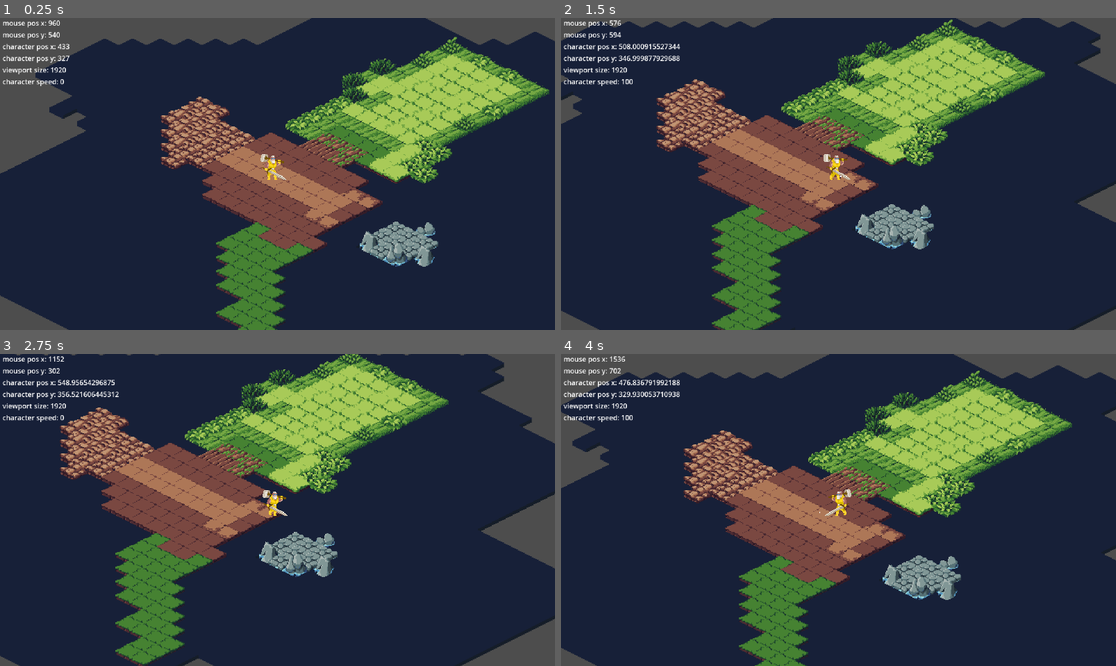
Above: before the commit, frames 1-4 (two rows, left to right).
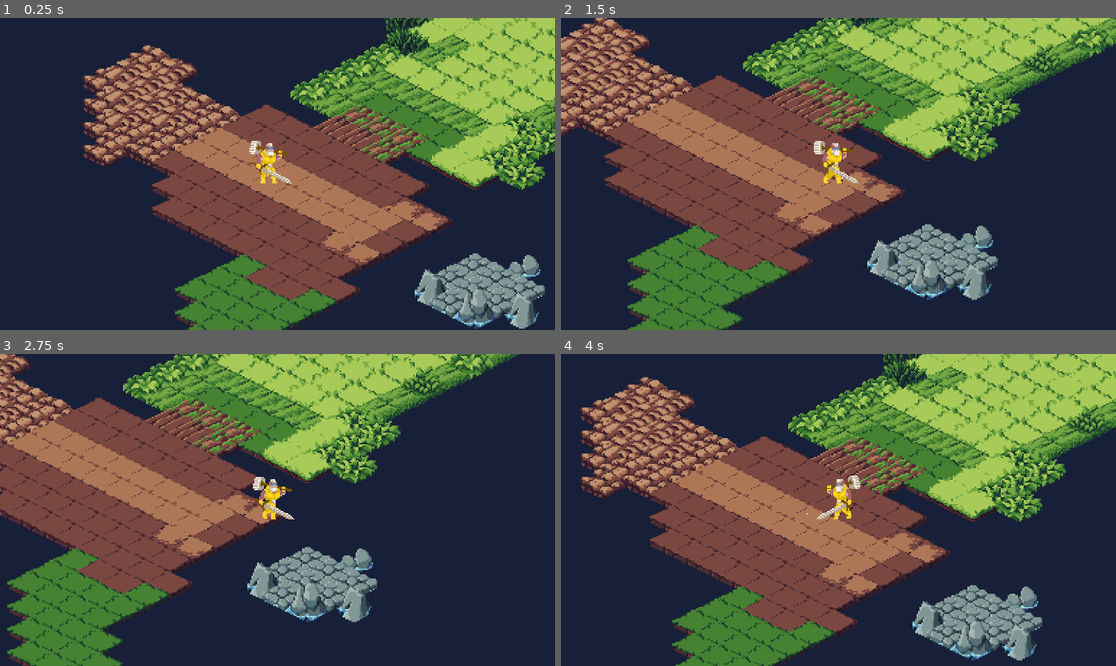
Above: after the commit, the same moments.

Repository: MrNaimi/Holy_paladin
Game: Godot game, scene res://isometric_tilemap.tscn
Same seed, same stepped clock (60 frames per second), same inputs: the game is played once before the commit and once after it.
Inputs (mouse positions are in pixels of both pictures, inside the frame that each line leads up to):
- Up to frame 1 (0.25 s): no input
- Up to frame 2 (1.5 s): tap Enter at 0.5 s; move the mouse to (960, 158) at 0.52 s; press the mouse at (960, 158) at 0.53 s; hold D (move_right) 0.53-1.28 s; move the mouse to (727, 189) at 1.27 s; release the mouse at (727, 189) at 1.28 s; hold S (move_down) from 1.28 s (still down); click (727, 189) at 1.35 s
- Up to frame 3 (2.75 s): move the mouse to (333, 441) at 2.02 s; release S (move_down) at 2.03 s; press the mouse at (333, 441) at 2.03 s; hold D (move_right) from 2.03 s (still down)
- Up to frame 4 (4 s): move the mouse to (810, 572) at 2.77 s; release D (move_right) at 2.78 s; release the mouse at (810, 572) at 2.78 s; hold W (move_up) 2.78-3.53 s; click (810, 572) at 2.85 s; move the mouse to (1005, 556) at 3.52 s; press the mouse at (1005, 556) at 3.53 s; hold A (move_left) from 3.53 s (still down)

The runs differ from the first frame. In frame 1, 53% of the frame differs, in the area x 0-100%, y 0-100%; in frame 2, 50%; in frame 3, 51%; in frame 4, 54%.

Commit message:
animations more

Diff:
--- a/holy_paladin/character_body_2d.gd
+++ b/holy_paladin/character_body_2d.gd
@@ -23,7 +23,7 @@
 	if input_direction.y != 0:
 		player_animations.play("walk")
 	if input_direction.x == 0 && input_direction.y == 0:
-		if player_animations.animation != "light_attack1" && player_animations.animation != "light_attack2":
+		if !player_animations.is_playing():
 			player_animations.play("idle")
 
 
--- a/holy_paladin/isometric_tilemap.tscn
+++ b/holy_paladin/isometric_tilemap.tscn
@@ -1,10 +1,11 @@
-[gd_scene load_steps=225 format=4 uid="uid://clmjfv07o664e"]
+[gd_scene load_steps=221 format=4 uid="uid://clmjfv07o664e"]
 
 [ext_resource type="Texture2D" uid="uid://5tuvcq8srvo2" path="res://assets/tiles/isometric tileset/spritesheet.png" id="1_hhoqc"]
 [ext_resource type="Texture2D" uid="uid://cfo4507x6nau7" path="res://assets/main_char/spr_Attack_strip.png" id="3_2a5je"]
 [ext_resource type="Texture2D" uid="uid://bi0tlkjtfs2y8" path="res://assets/main_char/spr_Dash_strip.png" id="4_dncur"]
 [ext_resource type="Script" path="res://character_body_2d.gd" id="4_q412t"]
 [ext_resource type="Texture2D" uid="uid://b8ahb0f75t0o6" path="res://assets/main_char/spr_Death_strip.png" id="5_j5w31"]
+[ext_resource type="Texture2D" uid="uid://cxtiykr3sn7l0" path="res://assets/main_char/spr_Jump_strip.png" id="5_qts7q"]
 [ext_resource type="Texture2D" uid="uid://dsjtbhpiev1fy" path="res://assets/main_char/spr_Idle_strip.png" id="6_dtovt"]
 [ext_resource type="Texture2D" uid="uid://3bi3uuq2ojh3" path="res://assets/main_char/spr_Leap_strip.png" id="7_k0ftu"]
 [ext_resource type="Texture2D" uid="uid://dtv8cwd2jlsfs" path="res://assets/main_char/spr_SpinAttack_strip.png" id="8_lfvij"]
@@ -244,126 +245,6 @@
 [sub_resource type="RectangleShape2D" id="RectangleShape2D_xopwu"]
 size = Vector2(9.22389, 9.22393)
 
-[sub_resource type="AtlasTexture" id="AtlasTexture_t1b6o"]
-atlas = ExtResource("3_2a5je")
-region = Rect2(0, 0, 170, 96)
-
-[sub_resource type="AtlasTexture" id="AtlasTexture_2pt1x"]
-atlas = ExtResource("3_2a5je")
-region = Rect2(170, 0, 170, 96)
-
-[sub_resource type="AtlasTexture" id="AtlasTexture_w8suu"]
-atlas = ExtResource("3_2a5je")
-region = Rect2(340, 0, 170, 96)
-
-[sub_resource type="AtlasTexture" id="AtlasTexture_e35sh"]
-atlas = ExtResource("3_2a5je")
-region = Rect2(510, 0, 170, 96)
-
-[sub_resource type="AtlasTexture" id="AtlasTexture_f4it6"]
-atlas = ExtResource("3_2a5je")
-region = Rect2(680, 0, 170, 96)
-
-[sub_resource type="AtlasTexture" id="AtlasTexture_sgj3h"]
-atlas = ExtResource("3_2a5je")
-region = Rect2(850, 0, 170, 96)
-
-[sub_resource type="AtlasTexture" id="AtlasTexture_t5d84"]
-atlas = ExtResource("3_2a5je")
-region = Rect2(1020, 0, 170, 96)
-
-[sub_resource type="AtlasTexture" id="AtlasTexture_ur7vy"]
-atlas = ExtResource("3_2a5je")
-region = Rect2(1190, 0, 170, 96)
-
-[sub_resource type="AtlasTexture" id="AtlasTexture_nkkgg"]
-atlas = ExtResource("3_2a5je")
-region = Rect2(1360, 0, 170, 96)
-
-[sub_resource type="AtlasTexture" id="AtlasTexture_8bauf"]
-atlas = ExtResource("3_2a5je")
-region = Rect2(1530, 0, 170, 96)
-
-[sub_resource type="AtlasTexture" id="AtlasTexture_klp26"]
-atlas = ExtResource("3_2a5je")
-region = Rect2(1700, 0, 170, 96)
-
-[sub_resource type="AtlasTexture" id="AtlasTexture_v8nik"]
-atlas = ExtResource("3_2a5je")
-region = Rect2(1870, 0, 170, 96)
-
-[sub_resource type="AtlasTexture" id="AtlasTexture_r8ue6"]
-atlas = ExtResource("3_2a5je")
-region = Rect2(2040, 0, 170, 96)
-
-[sub_resource type="AtlasTexture" id="AtlasTexture_w3c4b"]
-atlas = ExtResource("3_2a5je")
-region = Rect2(2210, 0, 170, 96)
-
-[sub_resource type="AtlasTexture" id="AtlasTexture_ufcp7"]
-atlas = ExtResource("3_2a5je")
-region = Rect2(2380, 0, 170, 96)
-
-[sub_resource type="AtlasTexture" id="AtlasTexture_o2ru2"]
-atlas = ExtResource("3_2a5je")
-region = Rect2(2550, 0, 170, 96)
-
-[sub_resource type="AtlasTexture" id="AtlasTexture_4xki2"]
-atlas = ExtResource("3_2a5je")
-region = Rect2(2720, 0, 170, 96)
-
-[sub_resource type="AtlasTexture" id="AtlasTexture_vtpps"]
-atlas = ExtResource("3_2a5je")
-region = Rect2(2890, 0, 170, 96)
-
-[sub_resource type="AtlasTexture" id="AtlasTexture_2qjjf"]
-atlas = ExtResource("3_2a5je")
-region = Rect2(3060, 0, 170, 96)
-
-[sub_resource type="AtlasTexture" id="AtlasTexture_38dpf"]
-atlas = ExtResource("3_2a5je")
-region = Rect2(3230, 0, 170, 96)
-
-[sub_resource type="AtlasTexture" id="AtlasTexture_j5dqv"]
-atlas = ExtResource("3_2a5je")
-region = Rect2(3400, 0, 170, 96)
-
-[sub_resource type="AtlasTexture" id="AtlasTexture_l3jck"]
-atlas = ExtResource("3_2a5je")
-region = Rect2(3570, 0, 170, 96)
-
-[sub_resource type="AtlasTexture" id="AtlasTexture_ne7hf"]
-atlas = ExtResource("3_2a5je")
-region = Rect2(3740, 0, 170, 96)
-
-[sub_resource type="AtlasTexture" id="AtlasTexture_ojin6"]
-atlas = ExtResource("3_2a5je")
-region = Rect2(3910, 0, 170, 96)
-
-[sub_resource type="AtlasTexture" id="AtlasTexture_4u8l1"]
-atlas = ExtResource("3_2a5je")
-region = Rect2(4080, 0, 170, 96)
-
-[sub_resource type="AtlasTexture" id="AtlasTexture_b6djr"]
-atlas = ExtResource("3_2a5je")
-region = Rect2(4250, 0, 170, 96)
-
-[sub_resource type="AtlasTexture" id="AtlasTexture_ohkee"]
-atlas = ExtResource("3_2a5je")
-region = Rect2(4420, 0, 170, 96)
-
-[sub_resource type="AtlasTexture" id="AtlasTexture_t7b8u"]
-atlas = ExtResource("3_2a5je")
-region = Rect2(4590, 0, 170, 96)
-
-[sub_resource type="AtlasTexture" id="AtlasTexture_r3nis"]
-atlas = ExtResource("3_2a5je")
-region = Rect2(4760, 0, 170, 96)
-
-[sub_resource type="AtlasTexture" id="AtlasTexture_7tqx5"]
-atlas = ExtResource("3_2a5je")
-region = Rect2(4930, 0, 170, 96)
-
 [sub_resource type="AtlasTexture" id="AtlasTexture_mcyi6"]
 atlas = ExtResource("4_dncur")
 region = Rect2(0, 0, 170, 96)
@@ -516,6 +397,106 @@
 atlas = ExtResource("5_j5w31")
 region = Rect2(6630, 0, 170, 96)
 
+[sub_resource type="AtlasTexture" id="AtlasTexture_p4ora"]
+atlas = ExtResource("5_qts7q")
+region = Rect2(0, 0, 220, 96)
+
+[sub_resource type="AtlasTexture" id="AtlasTexture_m5ww0"]
+atlas = ExtResource("5_qts7q")
+region = Rect2(220, 0, 220, 96)
+
+[sub_resource type="AtlasTexture" id="AtlasTexture_cuqb7"]
+atlas = ExtResource("5_qts7q")
+region = Rect2(440, 0, 220, 96)
+
+[sub_resource type="AtlasTexture" id="AtlasTexture_ag204"]
+atlas = ExtResource("5_qts7q")
+region = Rect2(660, 0, 220, 96)
+
+[sub_resource type="AtlasTexture" id="AtlasTexture_6kbb3"]
+atlas = ExtResource("5_qts7q")
+region = Rect2(880, 0, 220, 96)
+
+[sub_resource type="AtlasTexture" id="AtlasTexture_me832"]
+atlas = ExtResource("5_qts7q")
+region = Rect2(1100, 0, 220, 96)
+
+[sub_resource type="AtlasTexture" id="AtlasTexture_ql11l"]
+atlas = ExtResource("5_qts7q")
+region = Rect2(1320, 0, 220, 96)
+
+[sub_resource type="AtlasTexture" id="AtlasTexture_brfi7"]
+atlas = ExtResource("5_qts7q")
+region = Rect2(1540, 0, 220, 96)
+
+[sub_resource type="AtlasTexture" id="AtlasTexture_utqlf"]
+atlas = ExtResource("5_qts7q")
+region = Rect2(1760, 0, 220, 96)
+
+[sub_resource type="AtlasTexture" id="AtlasTexture_tgrgv"]
+atlas = ExtResource("5_qts7q")
+region = Rect2(1980, 0, 220, 96)
+
+[sub_resource type="AtlasTexture" id="AtlasTexture_ivhn8"]
+atlas = ExtResource("5_qts7q")
+region = Rect2(2200, 0, 220, 96)
+
+[sub_resource type="AtlasTexture" id="AtlasTexture_x2wl1"]
+atlas = ExtResource("5_qts7q")
+region = Rect2(2420, 0, 220, 96)
+
+[sub_resource type="AtlasTexture" id="AtlasTexture_ao1c1"]
+atlas = ExtResource("5_qts7q")
+region = Rect2(2640, 0, 220, 96)
+
+[sub_resource type="AtlasTexture" id="AtlasTexture_b0tao"]
+atlas = ExtResource("5_qts7q")
+region = Rect2(2860, 0, 220, 96)
+
+[sub_resource type="AtlasTexture" id="AtlasTexture_t2qk8"]
+atlas = ExtResource("5_qts7q")
+region = Rect2(3080, 0, 220, 96)
+
+[sub_resource type="AtlasTexture" id="AtlasTexture_vt58h"]
+atlas = ExtResource("5_qts7q")
+region = Rect2(3300, 0, 220, 96)
+
+[sub_resource type="AtlasTexture" id="AtlasTexture_v63qe"]
+atlas = ExtResource("5_qts7q")
+region = Rect2(3520, 0, 220, 96)
+
+[sub_resource type="AtlasTexture" id="AtlasTexture_e1wqr"]
+atlas = ExtResource("5_qts7q")
+region = Rect2(3740, 0, 220, 96)
+
+[sub_resource type="AtlasTexture" id="AtlasTexture_mmfq4"]
+atlas = ExtResource("5_qts7q")
+region = Rect2(3960, 0, 220, 96)
+
+[sub_resource type="AtlasTexture" id="AtlasTexture_v66yq"]
+atlas = ExtResource("5_qts7q")
+region = Rect2(4180, 0, 220, 96)
+
+[sub_resource type="AtlasTexture" id="AtlasTexture_q1wnj"]
+atlas = ExtResource("5_qts7q")
+region = Rect2(4400, 0, 220, 96)
+
+[sub_resource type="AtlasTexture" id="AtlasTexture_no6fw"]
+atlas = ExtResource("5_qts7q")
+region = Rect2(4620, 0, 220, 96)
+
+[sub_resource type="AtlasTexture" id="AtlasTexture_1nihc"]
+atlas = ExtResource("5_qts7q")
+region = Rect2(4840, 0, 220, 96)
+
+[sub_resource type="AtlasTexture" id="AtlasTexture_hudii"]
+atlas = ExtResource("5_qts7q")
+region = Rect2(5060, 0, 220, 96)
+
+[sub_resource type="AtlasTexture" id="AtlasTexture_6reo1"]
+atlas = ExtResource("5_qts7q")
+region = Rect2(5280, 0, 220, 96)
+
 [sub_resource type="AtlasTexture" id="AtlasTexture_b4ruw"]
 atlas = ExtResource("6_dtovt")
 region = Rect2(0, 0, 170, 96)
@@ -1082,101 +1063,6 @@
 
 [sub_resource type="SpriteFrames" id="SpriteFrames_4mljv"]
 animations = [{
-"frames": [{
-"duration": 1.0,
-"texture": SubResource("AtlasTexture_t1b6o")
-}, {
-"duration": 1.0,
-"texture": SubResource("AtlasTexture_2pt1x")
-}, {
-"duration": 1.0,
-"texture": SubResource("AtlasTexture_w8suu")
-}, {
-"duration": 1.0,
-"texture": SubResource("AtlasTexture_e35sh")
-}, {
-"duration": 1.0,
-"texture": SubResource("AtlasTexture_f4it6")
-}, {
-"duration": 1.0,
-"texture": SubResource("AtlasTexture_sgj3h")
-}, {
-"duration": 1.0,
-"texture": SubResource("AtlasTexture_t5d84")
-}, {
-"duration": 1.0,
-"texture": SubResource("AtlasTexture_ur7vy")
-}, {
-"duration": 1.0,
-"texture": SubResource("AtlasTexture_nkkgg")
-}, {
-"duration": 1.0,
-"texture": SubResource("AtlasTexture_8bauf")
-}, {
-"duration": 1.0,
-"texture": SubResource("AtlasTexture_klp26")
-}, {
-"duration": 1.0,
-"texture": SubResource("AtlasTexture_v8nik")
-}, {
-"duration": 1.0,
-"texture": SubResource("AtlasTexture_r8ue6")
-}, {
-"duration": 1.0,
-"texture": SubResource("AtlasTexture_w3c4b")
-}, {
-"duration": 1.0,
-"texture": SubResource("AtlasTexture_ufcp7")
-}, {
-"duration": 1.0,
-"texture": SubResource("AtlasTexture_o2ru2")
-}, {
-"duration": 1.0,
-"texture": SubResource("AtlasTexture_4xki2")
-}, {
-"duration": 1.0,
-"texture": SubResource("AtlasTexture_vtpps")
-}, {
-"duration": 1.0,
-"texture": SubResource("AtlasTexture_2qjjf")
-}, {
-"duration": 1.0,
-"texture": SubResource("AtlasTexture_38dpf")
-}, {
-"duration": 1.0,
-"texture": SubResource("AtlasTexture_j5dqv")
-}, {
-"duration": 1.0,
-"texture": SubResource("AtlasTexture_l3jck")
-}, {
-"duration": 1.0,
-"texture": SubResource("AtlasTexture_ne7hf")
-}, {
-"duration": 1.0,
-"texture": SubResource("AtlasTexture_ojin6")
-}, {
-"duration": 1.0,
-"texture": SubResource("AtlasTexture_4u8l1")
-}, {
-"duration": 1.0,
-"texture": SubResource("AtlasTexture_b6djr")
-}, {
-"duration": 1.0,
-"texture": SubResource("AtlasTexture_ohkee")
-}, {
-"duration": 1.0,
-"texture": SubResource("AtlasTexture_t7b8u")
-}, {
-"duration": 1.0,
-"texture": SubResource("AtlasTexture_r3nis")
-}, {
-"duration": 1.0,
-"texture": SubResource("AtlasTexture_7tqx5")
-}],
-"loop": false,
-"name": &"combo",
-"speed": 10.0
-}, {
 "frames": [{
 "duration": 1.0,
 "texture": SubResource("AtlasTexture_mcyi6")
@@ -1300,6 +1186,86 @@
 "loop": false,
 "name": &"death",
 "speed": 10.0
+}, {
+"frames": [{
+"duration": 1.0,
+"texture": SubResource("AtlasTexture_p4ora")
+}, {
+"duration": 1.0,
+"texture": SubResource("AtlasTexture_m5ww0")
+}, {
+"duration": 1.0,
+"texture": SubResource("AtlasTexture_cuqb7")
+}, {
+"duration": 1.0,
+"texture": SubResource("AtlasTexture_ag204")
+}, {
+"duration": 1.0,
+"texture": SubResource("AtlasTexture_6kbb3")
+}, {
+"duration": 1.0,
+"texture": SubResource("AtlasTexture_me832")
+}, {
+"duration": 1.0,
+"texture": SubResource("AtlasTexture_ql11l")
+}, {
+"duration": 1.0,
+"texture": SubResource("AtlasTexture_brfi7")
+}, {
+"duration": 1.0,
+"texture": SubResource("AtlasTexture_utqlf")
+}, {
+"duration": 1.0,
+"texture": SubResource("AtlasTexture_tgrgv")
+}, {
+"duration": 1.0,
+"texture": SubResource("AtlasTexture_ivhn8")
+}, {
+"duration": 1.0,
+"texture": SubResource("AtlasTexture_x2wl1")
+}, {
+"duration": 1.0,
+"texture": SubResource("AtlasTexture_ao1c1")
+}, {
+"duration": 1.0,
+"texture": SubResource("AtlasTexture_b0tao")
+}, {
+"duration": 1.0,
+"texture": SubResource("AtlasTexture_t2qk8")
+}, {
+"duration": 1.0,
+"texture": SubResource("AtlasTexture_vt58h")
+}, {
+"duration": 1.0,
+"texture": SubResource("AtlasTexture_v63qe")
+}, {
+"duration": 1.0,
+"texture": SubResource("AtlasTexture_e1wqr")
+}, {
+"duration": 1.0,
+"texture": SubResource("AtlasTexture_mmfq4")
+}, {
+"duration": 1.0,
+"texture": SubResource("AtlasTexture_v66yq")
+}, {
+"duration": 1.0,
+"texture": SubResource("AtlasTexture_q1wnj")
+}, {
+"duration": 1.0,
+"texture": SubResource("AtlasTexture_no6fw")
+}, {
+"duration": 1.0,
+"texture": SubResource("AtlasTexture_1nihc")
+}, {
+"duration": 1.0,
+"texture": SubResource("AtlasTexture_hudii")
+}, {
+"duration": 1.0,
+"texture": SubResource("AtlasTexture_6reo1")
+}],
+"loop": true,
+"name": &"flip_attack",
+"speed": 15.0
 }, {
 "frames": [{
 "duration": 1.0,
@@ -1786,12 +1752,12 @@
 [node name="Player_animations" type="AnimatedSprite2D" parent="Player"]
 position = Vector2(5.92936, -28.4609)
 sprite_frames = SubResource("SpriteFrames_4mljv")
-animation = &"light_attack3"
+animation = &"dash"
 
 [node name="Camera2D" type="Camera2D" parent="Player"]
 position = Vector2(7.11524, -8.30109)
 scale = Vector2(0.592936, 0.592936)
-zoom = Vector2(3, 3)
+zoom = Vector2(5, 5)
 
 [node name="Control" type="Control" parent="Player/Camera2D"]
 layout_mode = 3
